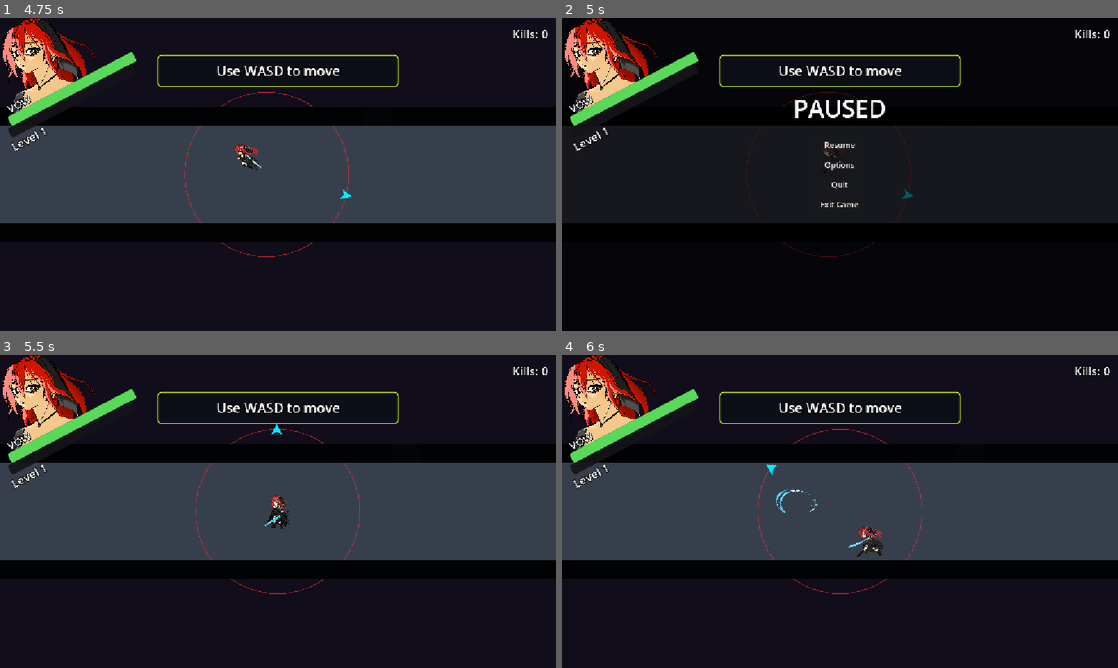
Above: before the commit, frames 1-4 (two rows, left to right).
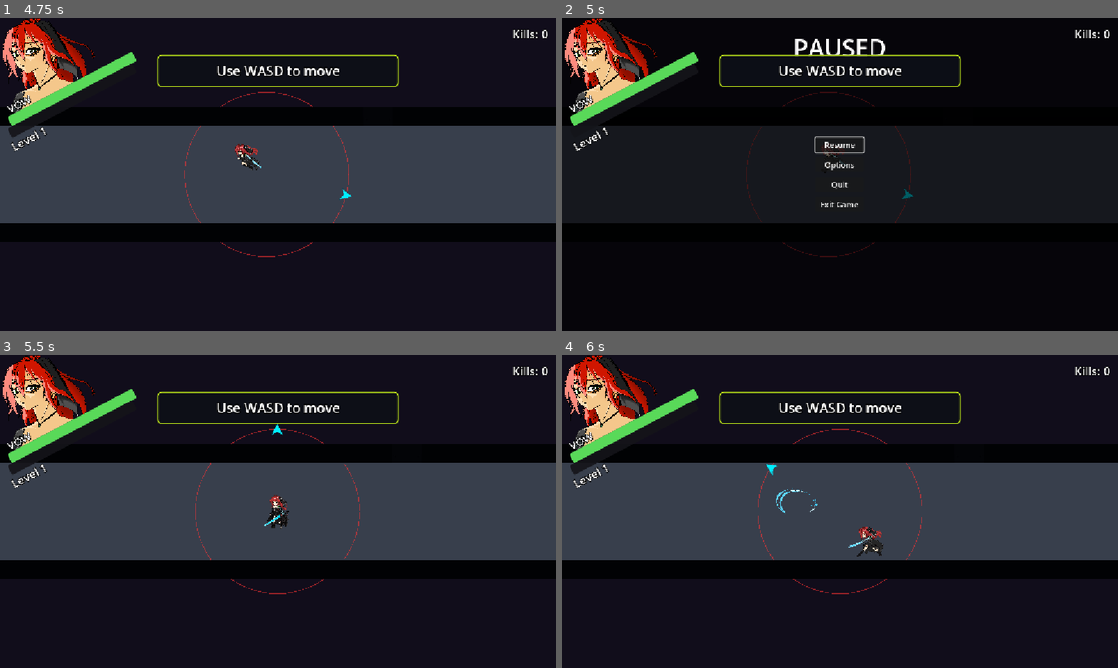
Above: after the commit, the same moments.

Repository: Shaheer-Abbasi/Projekt-Novi
Game: Godot game, scene res://Boot-Splash.tscn
Same seed, same stepped clock (60 frames per second), same inputs: the game is played once before the commit and once after it. Sound files missing from this copy of the repository are replaced by a short silence.
Inputs (mouse positions are in pixels of both pictures, inside the frame that each line leads up to):
- Up to frame 1 (4.75 s): tap Enter (ui_accept) at 0.5, 0.77, 4.52 s; move the mouse to (400, 158) at 0.52 s; hold D (right) 0.53-1.25 s; hold E (interact) 0.53-1.25 s; click (400, 158) at 0.67 s; drag from (166, 190) to (250, 237) at 1.27 s; move the mouse to (333, 105) at 2.02 s; hold D (right) 2.03-2.75 s; hold E (interact) 2.03-2.75 s; tap 2 (ability_2) at 2.1 s; drag from (250, 237) to (111, 127) at 2.77 s; click "Skip" at 3.5 s; move the mouse to (444, 221) at 4.27 s; hold A (left) from 4.28 s (still down); hold E (interact) from 4.28 s (still down); tap 4 (ability_4) at 4.35 s
- Up to frame 2 (5 s): keep holding A (left); keep holding E (interact); tap Escape (pause_menu) at 4.9 s
- Up to frame 3 (5.5 s): release A (left) at 5 s; release E (interact) at 5 s; click "Resume" at 5 s
- Up to frame 4 (6 s): drag from (673, 464) to (1023, 511) at 5.77 s

Frame 1 is identical in both runs. In frame 2, 1.0% of the frame differs, in the area x 41-59%, y 6-44%; in frame 3, 0.2%; in frame 4, less than 0.1%.

Commit message:
added options to the pause menu
Finished adding all the options to the pause menu too

Diff:
--- a/projekt-novi/scenes/TempScenes/pause_menu.tscn
+++ b/projekt-novi/scenes/TempScenes/pause_menu.tscn
@@ -1,6 +1,20 @@
 [gd_scene format=3 uid="uid://chrq4wersv0vs"]
 
 [ext_resource type="Script" uid="uid://csfwf84dmhl4" path="res://scripts/Temp_Scripts/pause_menu.gd" id="1_ujbpm"]
+[ext_resource type="PackedScene" uid="uid://cf2kueq4pmwi0" path="res://scenes/MainMenuScenes/input_settings.tscn" id="2_t67kt"]
+[ext_resource type="Script" uid="uid://cgudegxae1078" path="res://scripts/MainMenu_Scrips/audio_control.gd" id="2_tsj61"]
+[ext_resource type="Script" uid="uid://cxn34lqrfs0" path="res://scripts/MainMenu_Scrips/fullscreen_control.gd" id="3_26qqo"]
+
+[sub_resource type="StyleBoxFlat" id="StyleBoxFlat_53ox3"]
+bg_color = Color(0, 0, 0, 0.78431374)
+
+[sub_resource type="StyleBoxLine" id="StyleBoxLine_3cq32"]
+color = Color(1, 1, 1, 1)
+thickness = 6
+
+[sub_resource type="StyleBoxLine" id="StyleBoxLine_gyprq"]
+color = Color(0.15294118, 0.5411765, 0.9411765, 1)
+thickness = 6
 
 [node name="PauseMenu" type="CanvasLayer" unique_id=2116919453]
 process_mode = 3
@@ -17,7 +31,8 @@
 [node name="Label" type="Label" parent="." unique_id=1670916910]
 anchors_preset = 10
 anchor_right = 1.0
-offset_bottom = 374.0
+offset_top = -125.0
+offset_bottom = 249.0
 grow_horizontal = 2
 theme_override_font_sizes/font_size = 50
 text = "PAUSED"
@@ -26,6 +41,7 @@
 uppercase = true
 
 [node name="BoxContainer" type="BoxContainer" parent="." unique_id=1158444914]
+visible = false
 anchors_preset = 8
 anchor_left = 0.5
 anchor_top = 0.5
@@ -59,7 +75,168 @@
 text = "Exit Game
 "
 
+[node name="Options Panel" type="Panel" parent="." unique_id=898777827]
+self_modulate = Color(0, 0, 0, 1)
+anchors_preset = 8
+anchor_left = 0.5
+anchor_top = 0.5
+anchor_right = 0.5
+anchor_bottom = 0.5
+offset_left = -374.7693
+offset_top = -215.1694
+offset_right = 370.2307
+offset_bottom = 219.83069
+grow_horizontal = 2
+grow_vertical = 2
+theme_override_styles/panel = SubResource("StyleBoxFlat_53ox3")
+
+[node name="Label" type="Label" parent="Options Panel" unique_id=1555594659]
+layout_mode = 1
+anchors_preset = 10
+anchor_right = 1.0
+offset_bottom = 65.55202
+grow_horizontal = 2
+theme_override_font_sizes/font_size = 32
+text = "Options"
+horizontal_alignment = 1
+vertical_alignment = 1
+
+[node name="Back_button" type="Button" parent="Options Panel" unique_id=1507414969]
+layout_mode = 1
+anchors_preset = 12
+anchor_top = 1.0
+anchor_right = 1.0
+anchor_bottom = 1.0
+offset_top = -50.0
+grow_horizontal = 2
+grow_vertical = 0
+theme_override_font_sizes/font_size = 30
+toggle_mode = true
+text = "Back"
+
+[node name="VBoxContainer" type="VBoxContainer" parent="Options Panel" unique_id=629523591]
+layout_mode = 1
+anchors_preset = 8
+anchor_left = 0.5
+anchor_top = 0.5
+anchor_right = 0.5
+anchor_bottom = 0.5
+offset_left = -205.76929
+offset_top = -108.1694
+offset_right = 241.23071
+offset_bottom = 101.8306
+grow_horizontal = 2
+grow_vertical = 2
+theme_override_constants/separation = 25
+
+[node name="HBoxContainer2" type="HBoxContainer" parent="Options Panel/VBoxContainer" unique_id=614941441]
+layout_mode = 2
+theme_override_constants/separation = 20
+
+[node name="Label" type="Label" parent="Options Panel/VBoxContainer/HBoxContainer2" unique_id=1855096089]
+layout_mode = 2
+text = "Master Volume"
+
+[node name="AudioControl" type="HSlider" parent="Options Panel/VBoxContainer/HBoxContainer2" unique_id=529129863]
+layout_mode = 2
+size_flags_horizontal = 3
+size_flags_vertical = 4
+theme_override_styles/slider = SubResource("StyleBoxLine_3cq32")
+theme_override_styles/grabber_area = SubResource("StyleBoxLine_gyprq")
+theme_override_styles/grabber_area_highlight = SubResource("StyleBoxLine_gyprq")
+max_value = 1.0
+step = 0.05
+value = 1.0
+script = ExtResource("2_tsj61")
+audio_bus_name = "Master"
+
+[node name="HBoxContainer" type="HBoxContainer" parent="Options Panel/VBoxContainer" unique_id=36141063]
+layout_mode = 2
+theme_override_constants/separation = 20
+
+[node name="Label" type="Label" parent="Options Panel/VBoxContainer/HBoxContainer" unique_id=148468920]
+layout_mode = 2
+text = "Music Volume"
+
+[node name="AudioControl" type="HSlider" parent="Options Panel/VBoxContainer/HBoxContainer" unique_id=2032284696]
+layout_mode = 2
+size_flags_horizontal = 3
+size_flags_vertical = 4
+theme_override_styles/slider = SubResource("StyleBoxLine_3cq32")
+theme_override_styles/grabber_area = SubResource("StyleBoxLine_gyprq")
+theme_override_styles/grabber_area_highlight = SubResource("StyleBoxLine_gyprq")
+max_value = 1.0
+step = 0.05
+value = 1.0
+script = ExtResource("2_tsj61")
+audio_bus_name = "Music"
+
+[node name="HBoxContainer4" type="HBoxContainer" parent="Options Panel/VBoxContainer" unique_id=402858418]
+layout_mode = 2
+theme_override_constants/separation = 37
+
+[node name="Label" type="Label" parent="Options Panel/VBoxContainer/HBoxContainer4" unique_id=1105351555]
+layout_mode = 2
+text = "SFX Volume"
+
+[node name="AudioControl" type="HSlider" parent="Options Panel/VBoxContainer/HBoxContainer4" unique_id=677418492]
+layout_mode = 2
+size_flags_horizontal = 3
+size_flags_vertical = 4
+theme_override_styles/slider = SubResource("StyleBoxLine_3cq32")
+theme_override_styles/grabber_area = SubResource("StyleBoxLine_gyprq")
+theme_override_styles/grabber_area_highlight = SubResource("StyleBoxLine_gyprq")
+max_value = 1.0
+step = 0.05
+value = 1.0
+script = ExtResource("2_tsj61")
+audio_bus_name = "SFX"
+
+[node name="HBoxContainer3" type="HBoxContainer" parent="Options Panel/VBoxContainer" unique_id=432486297]
+layout_mode = 2
+
+[node name="Label" type="Label" parent="Options Panel/VBoxContainer/HBoxContainer3" unique_id=1802099743]
+layout_mode = 2
+text = "Fullscreen"
+
+[node name="FullscreenControl" type="CheckButton" parent="Options Panel/VBoxContainer/HBoxContainer3" unique_id=1278865548]
+layout_mode = 2
+size_flags_horizontal = 3
+size_flags_vertical = 4
+script = ExtResource("3_26qqo")
+
+[node name="HBoxContainer5" type="HBoxContainer" parent="Options Panel/VBoxContainer" unique_id=1102630358]
+layout_mode = 2
+size_flags_vertical = 3
+accessibility_region = true
+alignment = 1
+
+[node name="Controls" type="Button" parent="Options Panel/VBoxContainer/HBoxContainer5" unique_id=416221122]
+layout_mode = 2
+size_flags_horizontal = 3
+text = "Controls"
+
+[node name="Controls" type="CanvasLayer" parent="." unique_id=1600097151]
+process_mode = 3
+layer = 2
+
+[node name="InputSettings" parent="Controls" unique_id=1379340192 instance=ExtResource("2_t67kt")]
+visible = false
+anchors_preset = 8
+anchor_left = 0.5
+anchor_top = 0.5
+anchor_right = 0.5
+anchor_bottom = 0.5
+offset_top = -15.5
+offset_bottom = 15.5
+
 [connection signal="pressed" from="BoxContainer/Resume" to="." method="_on_button_pressed"]
 [connection signal="pressed" from="BoxContainer/Options" to="." method="_on_options_pressed"]
 [connection signal="pressed" from="BoxContainer/Quit" to="." method="_on_quit_pressed"]
 [connection signal="pressed" from="BoxContainer/Exit_Game" to="." method="_on_exit_game_pressed"]
+[connection signal="pressed" from="Options Panel/Back_button" to="." method="_on_back_button_pressed"]
+[connection signal="value_changed" from="Options Panel/VBoxContainer/HBoxContainer2/AudioControl" to="Options Panel/VBoxContainer/HBoxContainer2/AudioControl" method="_on_value_changed"]
+[connection signal="value_changed" from="Options Panel/VBoxContainer/HBoxContainer/AudioControl" to="Options Panel/VBoxContainer/HBoxContainer/AudioControl" method="_on_value_changed"]
+[connection signal="value_changed" from="Options Panel/VBoxContainer/HBoxContainer4/AudioControl" to="Options Panel/VBoxContainer/HBoxContainer4/AudioControl" method="_on_value_changed"]
+[connection signal="toggled" from="Options Panel/VBoxContainer/HBoxContainer3/FullscreenControl" to="Options Panel/VBoxContainer/HBoxContainer3/FullscreenControl" method="_on_toggled"]
+[connection signal="pressed" from="Options Panel/VBoxContainer/HBoxContainer5/Controls" to="." method="_on_controls_pressed"]
--- a/projekt-novi/scripts/Temp_Scripts/pause_menu.gd
+++ b/projekt-novi/scripts/Temp_Scripts/pause_menu.gd
@@ -1,28 +1,148 @@
 extends CanvasLayer
 
+@onready var controls_menu = $Controls/InputSettings
+@onready var main_buttons = $BoxContainer
+@onready var options_panel = $"Options Panel"
+
+
 func _ready() -> void:
+	process_mode = Node.PROCESS_MODE_ALWAYS   # keeps working while the game is paused
 	visible = false
-	get_tree().paused = false
-
-func _input(event: InputEvent) -> void:
-	if Input.is_action_just_pressed("pause_menu"):
-		if get_tree().paused:
-			visible = false
-			get_tree().paused = false
-		else:
-			visible = true
-			get_tree().paused = true
-
-func _on_button_pressed() -> void:
-	visible = false
+	controls_menu.visible = false
+	options_panel.visible = false
+	controls_menu.back_requested.connect(_on_controls_back)
 	get_tree().paused = false
 
 
+func _input(event: InputEvent) -> void:
+	# Don't interfere while a key or button is being rebound on the controls screen.
+	if get_tree().get_node_count_in_group("remapping") > 0:
+		return
+
+	# Open / close. "visible" is the menu's own state, so the shop, level-up screen and
+	# dialogue (which also pause the game) can never be unpaused by this menu.
+	if event.is_action_pressed("pause_menu"):
+		get_viewport().set_input_as_handled()
+		if visible:
+			_close_menu()
+		elif not get_tree().paused:
+			_open_menu()
+		return
+
+	if not visible:
+		return
+
+	# Circle / Backspace: back one step, or close the menu.
+	if event.is_action_pressed("back"):
+		get_viewport().set_input_as_handled()
+		if controls_menu.visible:
+			_on_controls_back()
+		elif options_panel.visible:
+			_on_back_button_pressed()
+		else:
+			_close_menu()
+		return
+
+	# Controller used but nothing selected: select the first control on the current screen.
+	var focused := get_viewport().gui_get_focus_owner()
+	var is_pad := event is InputEventJoypadButton or event is InputEventJoypadMotion
+	if is_pad and focused == null:
+		if event is InputEventJoypadMotion and absf((event as InputEventJoypadMotion).axis_value) < 0.5:
+			return   # ignore stick drift
+		_focus_first(_current_screen())
+		return
+
+	# Cross / E presses the selected button.
+	if event.is_action_pressed("interact") and focused is BaseButton \
+			and not (focused as BaseButton).disabled:
+		get_viewport().set_input_as_handled()
+		(focused as BaseButton).pressed.emit()
+
+
+## The screen the player is looking at right now.
+func _current_screen() -> Node:
+	if controls_menu.visible:
+		return controls_menu
+	if options_panel.visible:
+		return options_panel
+	return main_buttons
+
+
+func _open_menu() -> void:
+	controls_menu.visible = false
+	options_panel.visible = false
+	main_buttons.visible = true       # always start on the main pause screen
+	visible = true
+	get_tree().paused = true
+	_focus_first(main_buttons)
+
+
+func _close_menu() -> void:
+	visible = false
+	# Short wait so the same press can't also trigger a dodge when the game unpauses.
+	await get_tree().create_timer(0.08).timeout
+	if not visible:
+		get_tree().paused = false
+
+
+## Selects the first button or slider on a screen (so a controller can use it).
+func _focus_first(container: Node) -> void:
+	for n in container.find_children("*", "Control", true, false):
+		var c := n as Control
+		if not (c is BaseButton or c is Range):
+			continue
+		if c.is_visible_in_tree() and c.focus_mode != Control.FOCUS_NONE:
+			if c is BaseButton and (c as BaseButton).disabled:
+				continue
+			c.call_deferred("grab_focus")
+			return
+
+
+# ---------- your button signals ----------
+
+# Resume
+func _on_button_pressed() -> void:
+	_close_menu()
+
+
+# Pause screen -> Options
 func _on_options_pressed() -> void:
-	pass # Replace with function body.
+	options_panel.visible = true
+	main_buttons.visible = false
+	_focus_first(options_panel)
+
+
+# Options -> Controls
+func _on_controls_pressed() -> void:
+	options_panel.visible = false
+	controls_menu.visible = true
+	main_buttons.visible = false
+	print("Controls pressed | InputSettings in tree: ", controls_menu.is_visible_in_tree(),
+		" | size: ", controls_menu.size,
+		" | parent: ", controls_menu.get_parent().name, " visible: ", controls_menu.get_parent().visible)
+	_focus_first(controls_menu)
+
+
+# Controls -> back to Options (also called by the Back button inside the controls scene)
+func _on_controls_back() -> void:
+	controls_menu.visible = false
+	options_panel.visible = true
+	_focus_first(options_panel)
+
+
+# Options -> back to the pause screen
+func _on_back_button_pressed() -> void:
+	options_panel.visible = false
+	controls_menu.visible = false
+	main_buttons.visible = true
+	_focus_first(main_buttons)
 
 
 func _on_quit_pressed() -> void:
+	visible = false
+	Engine.time_scale = 1.0                       # never carry slow motion into the menu
+	AudioServer.playback_speed_scale = 1.0
+	get_tree().paused = false                     # the main menu must not load frozen
 	get_tree().change_scene_to_file("res://scenes/MainMenuScenes/main_menu.tscn")
 
 
